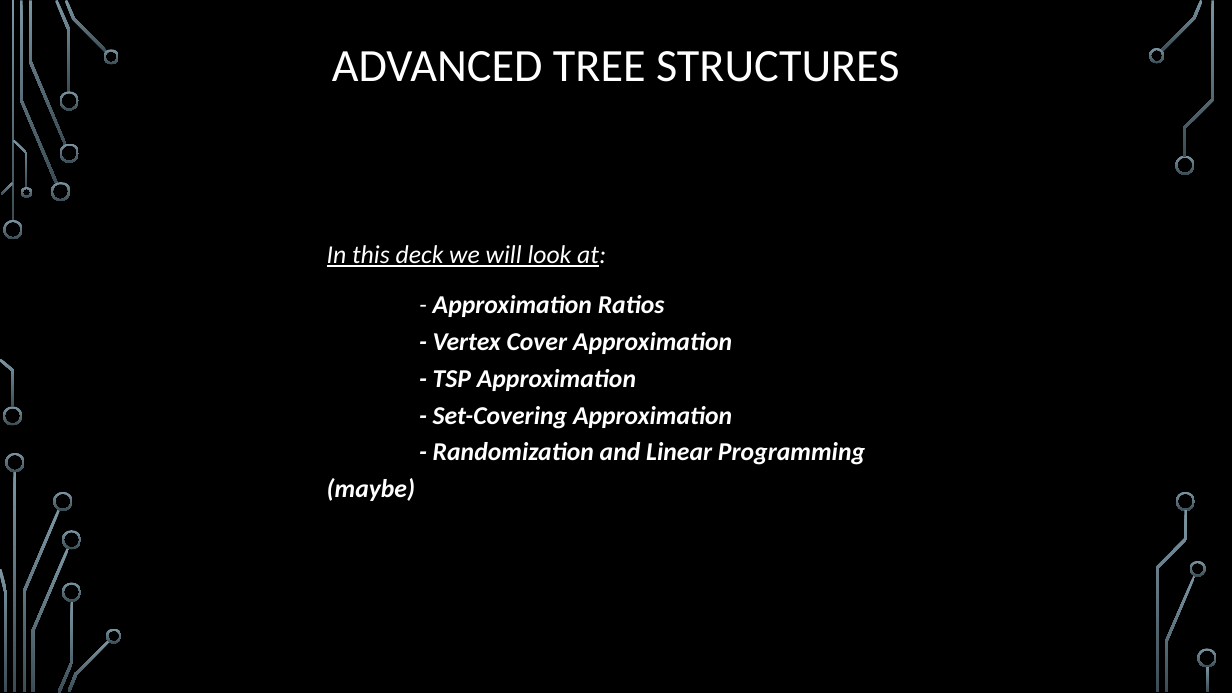
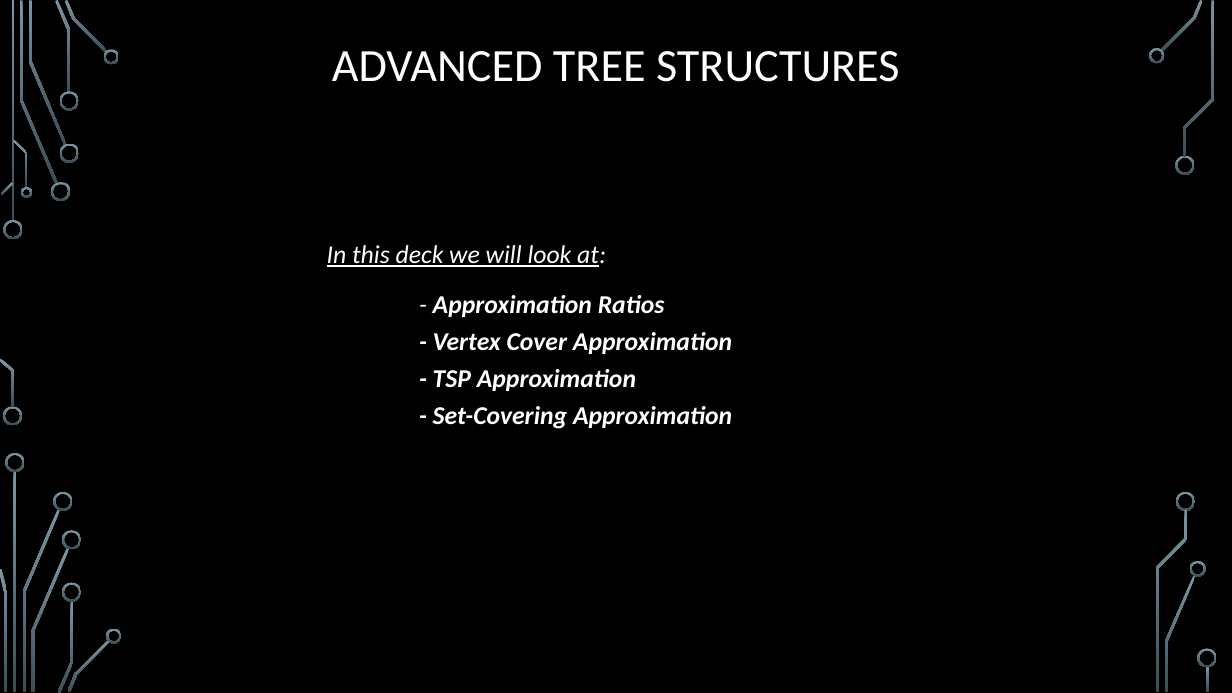
Before and after one commit to janiceeguo/advAlgo, a slide deck: slide 2 of slides/Approx-01-Intro.pptx. Drawn at 1232x693 pixels with LibreOffice and Linux fonts; fonts in the diff are those of the drawing; background and template pictures are left out. Boxes give left, top, right and bottom in pixels: in the first picture for what was removed or moved away, otherwise in the second. Text is boxed around its words. In the diff, an @@ line names an element or a change of style, - is before the commit and + after.

```diff
--- a/slides/Approx-01-Intro.pptx
+++ b/slides/Approx-01-Intro.pptx
@@ text at (433,295,732,429): text changed @@
-- Approximation Ratios
-- Vertex Cover Approximation
-- TSP Approximation
-- Set-Covering Approximation
-- Randomization and Linear Programming (maybe)
+- Approximation Ratios
+- Vertex Cover Approximation
+- TSP Approximation
+- Set-Covering Approximation
```
Also in this commit, not shown: 2 other files.
